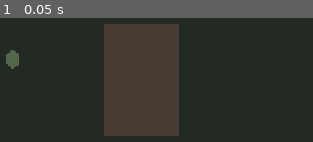
Above: before the commit, frame 1.
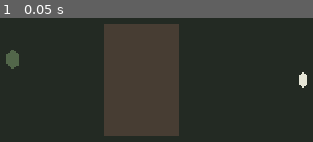
Above: after the commit, the same moment.

Repository: tivel47-ai/i-m-a-monster
Game: Godot game, scene res://scenes/main.tscn
Same seed, same stepped clock (60 frames per second), same inputs: the game is played once before the commit and once after it.
Inputs:
- Up to frame 1 (0.05 s): no input

The runs differ from the first frame. In frame 1, 0.3% of the frame differs, in the area x 95-99%, y 43-57%.

Commit message:
add villager to test map

Diff:
--- a/scenes/test_map.tscn
+++ b/scenes/test_map.tscn
@@ -1,6 +1,7 @@
 [gd_scene format=3 uid="uid://bk4fq2d6r61u7"]
 
 [ext_resource type="PackedScene" uid="uid://dheq7yk5t4w73" path="res://scenes/zombie.tscn" id="1_6ulkd"]
+[ext_resource type="PackedScene" path="res://scenes/villager.tscn" id="2_villager"]
 
 [sub_resource type="RectangleShape2D" id="RectangleShape2D_obstacle"]
 size = Vector2(120, 180)
@@ -41,3 +42,6 @@
 
 [node name="Zombie" parent="." unique_id=1210245640 instance=ExtResource("1_6ulkd")]
 position = Vector2(635, 327)
+
+[node name="Villager" parent="." instance=ExtResource("2_villager")]
+position = Vector2(1100, 360)
--- /dev/null
+++ b/scenes/villager.tscn
@@ -0,0 +1,15 @@
+[gd_scene format=3]
+
+[sub_resource type="RectangleShape2D" id="RectangleShape2D_body"]
+size = Vector2(12, 24)
+
+[node name="Villager" type="StaticBody2D"]
+collision_layer = 1
+collision_mask = 2
+
+[node name="Polygon2D" type="Polygon2D" parent="."]
+color = Color(0.9, 0.9, 0.84, 1)
+polygon = PackedVector2Array(0, -12, 6, -7, 6, 7, 0, 12, -6, 7, -6, -7)
+
+[node name="CollisionShape2D" type="CollisionShape2D" parent="."]
+shape = SubResource("RectangleShape2D_body")
